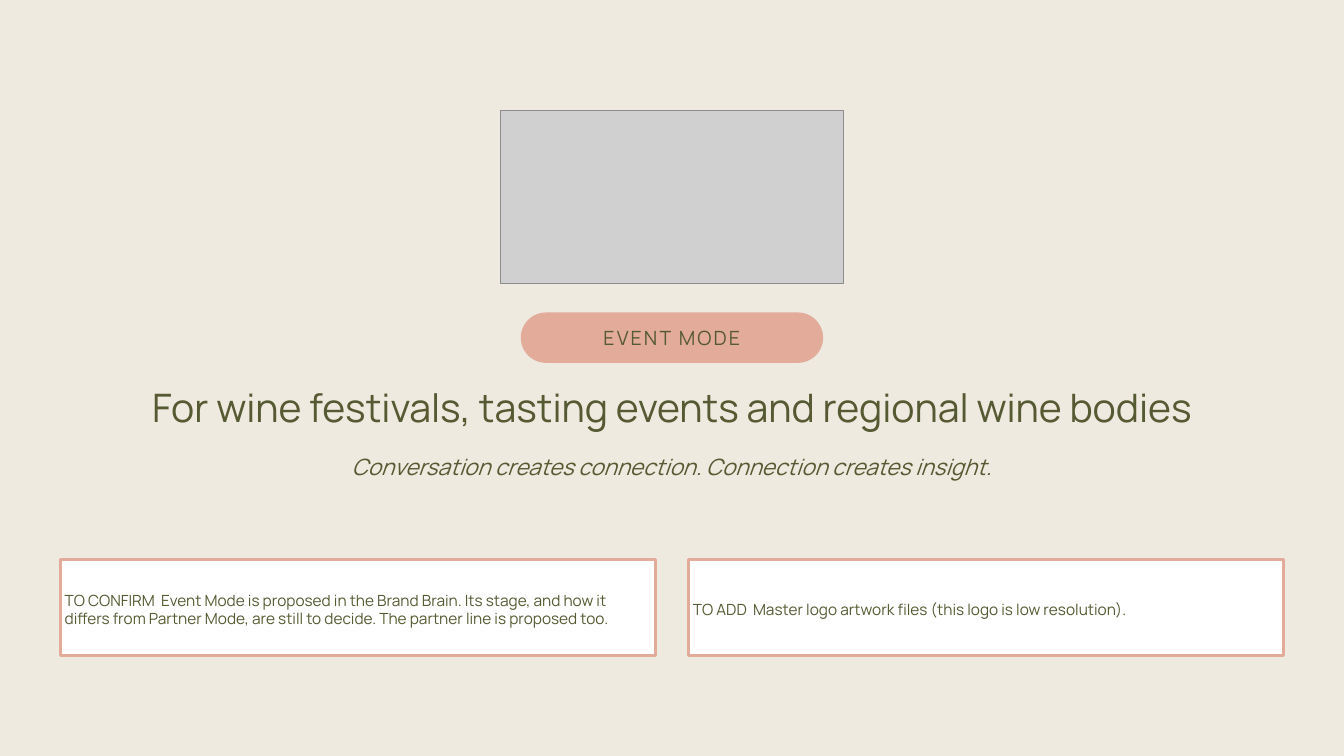
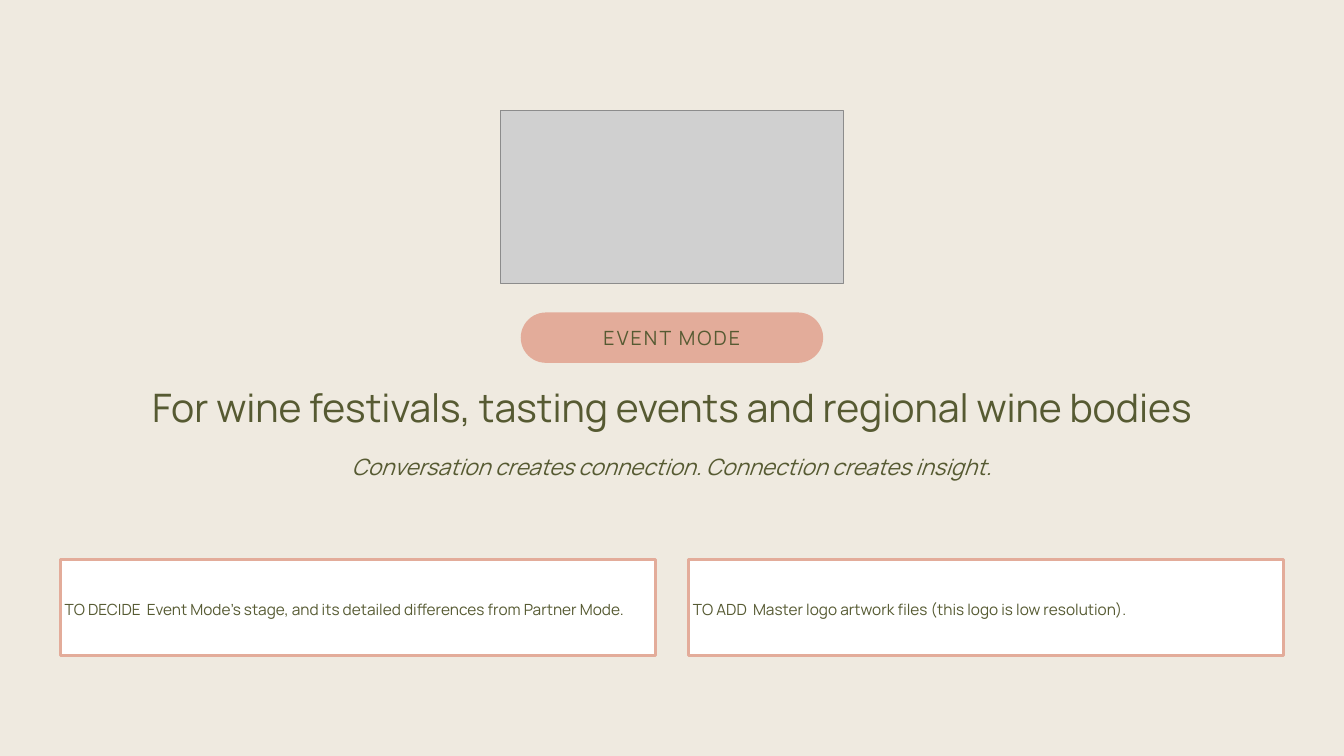
Before and after one commit to carrie147/entre-amis-brand-agent, a slide deck: slide 1 of decks/Entre Amis - Event Mode pack - DRAFT.pptx. Drawn at 1344x756 pixels with LibreOffice and Linux fonts; fonts in the diff are those of the drawing; grey boxes stand for pictures. Boxes give left, top, right and bottom in pixels: in the first picture for what was removed or moved away, otherwise in the second. Text is boxed around its words. In the diff, an @@ line names an element or a change of style, - is before the commit and + after.

```diff
--- a/decks/Entre Amis - Event Mode pack - DRAFT.pptx
+++ b/decks/Entre Amis - Event Mode pack - DRAFT.pptx
@@ text in rectangle at bbox=[65, 603, 624, 619]: text changed @@
-TO CONFIRM Event Mode is proposed in the Brand Brain. Its stage, and how it differs from Partner Mode, are still to decide. The partner line is proposed too.
+TO DECIDE Event Mode's stage, and its detailed differences from Partner Mode.
```
Also in this commit, not shown: 2 other slides changed, 10 other files.
